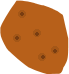
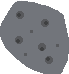
Revision of a layered 69×74 image; what changed, layer by layer:
painted on "Layer 1" over box(0, 0, 69, 74)
